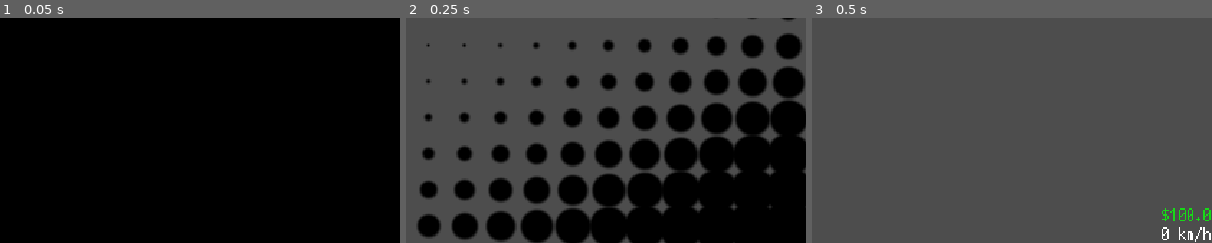
Above: before the commit, frames 1-3 (left to right).
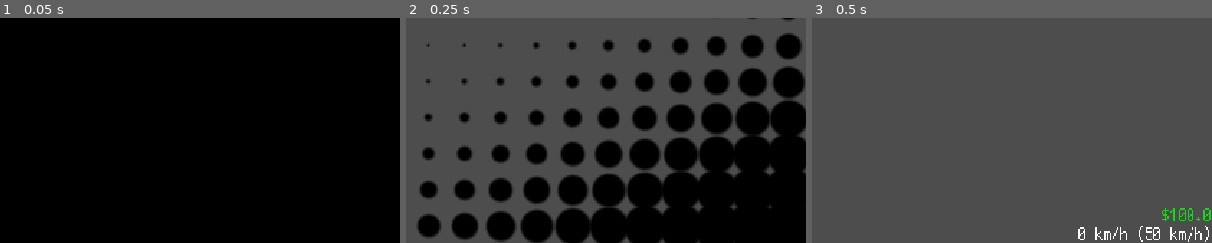
Above: after the commit, the same moments.

Repository: RafaeloxMC/super-taxi-sim
Game: Godot game, scene res://scenes/ui/ingame_ui.tscn
Two runs of this game, one before a commit and one after it. Both use one fixed random seed, a clock stepped at 60 frames per second and the inputs below. This scene is started directly instead of the project's main scene. A sky picture missing from this copy of the repository is replaced by a grey-blue gradient.
Inputs:
- Up to frame 1 (0.05 s): no input
- Up to frame 2 (0.25 s): no input
- Up to frame 3 (0.5 s): no input
The pictures show only the part of the screen within x 50-100%, y 50-100%; the shares and areas given below are measured in that part.

Frame 1 is identical in both runs. In frame 3, 0.6% of the frame differs, in the area x 66-100%, y 92-100%.

Commit message:
Add display for max speed

Diff:
--- a/scripts/ui/ingame_ui.gd
+++ b/scripts/ui/ingame_ui.gd
@@ -23,7 +23,7 @@
 
 # Called every frame. 'delta' is the elapsed time since the previous frame.
 func _process(_delta: float) -> void:
-	speed_label.text = str(abs(roundi(GameManager.speed))) + " km/h"
+	speed_label.text = str(abs(roundi(GameManager.speed))) + " km/h (" + str(roundi(GameManager.speed_limit)) + " km/h)"
 	if GameManager.speed > GameManager.speed_limit:
 		var col = Color(0.965, 0.347, 0.347, 1.0)
 		col.s = clamp((GameManager.speed - GameManager.speed_limit) / 100 * 4, 0, 1)
